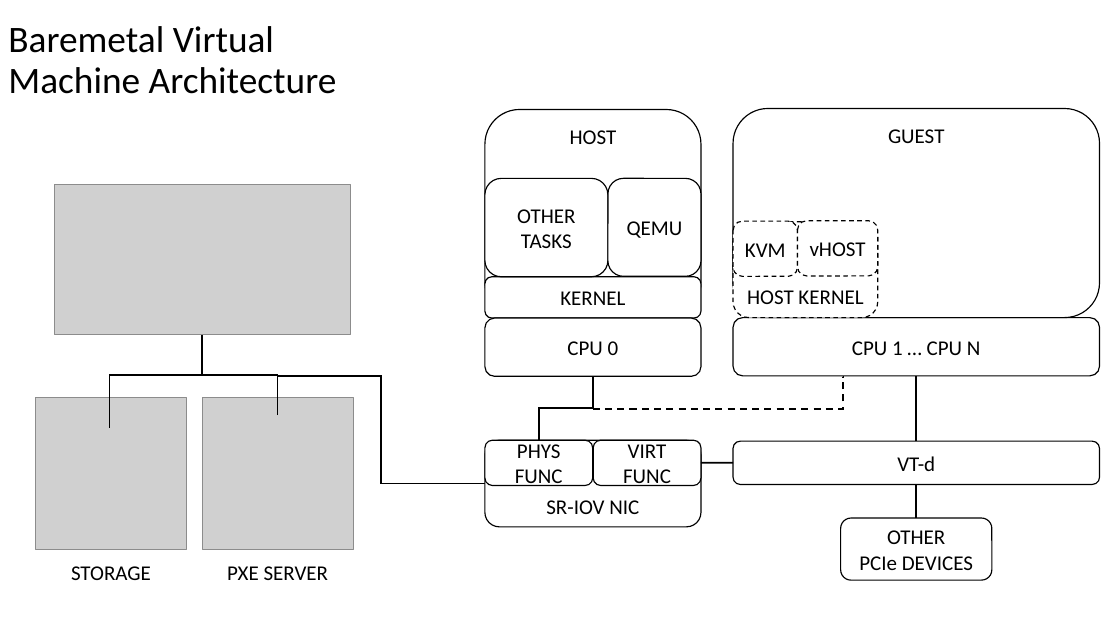
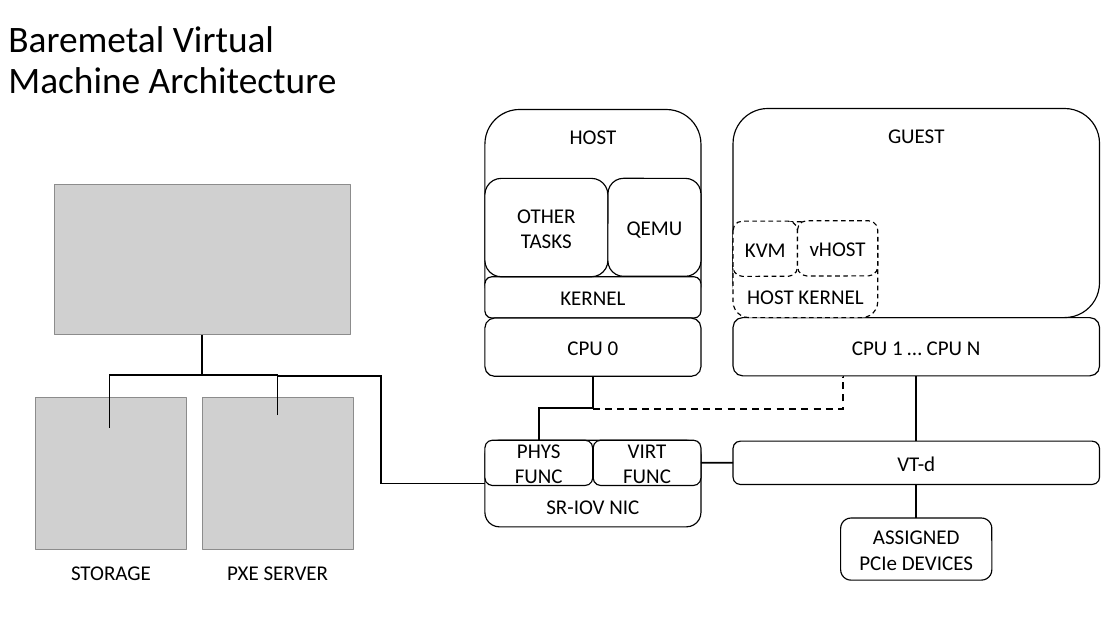
Before and after one commit to PJTPJT/pci-passthrough, a slide deck: slide 2 of haas/design_diagram.pptx. Drawn at 1120x630 pixels with LibreOffice and Linux fonts; fonts in the diff are those of the drawing; grey boxes stand for pictures. Boxes give left, top, right and bottom in pixels: in the first picture for what was removed or moved away, otherwise in the second. Text is boxed around its words. In the diff, an @@ line names an element or a change of style, - is before the commit and + after.

Commit message:
Update the BVM architecture and DTID diagram
modified:   design_diagram.pptx

```diff
--- a/haas/design_diagram.pptx
+++ b/haas/design_diagram.pptx
@@ text in rounded rectangle at [873, 530, 960, 544]: text changed @@
-OTHER
+ASSIGNED
```
Also in this commit, not shown: 1 other slide changed, 1 slide added, 1 slide removed.
